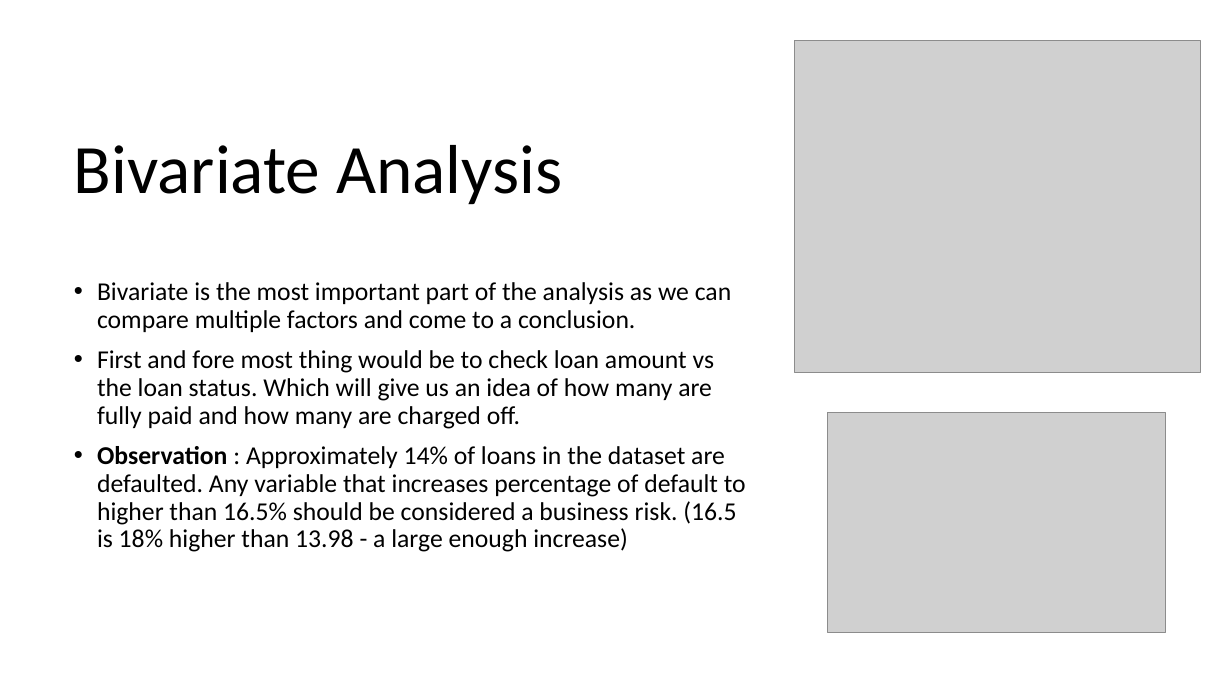
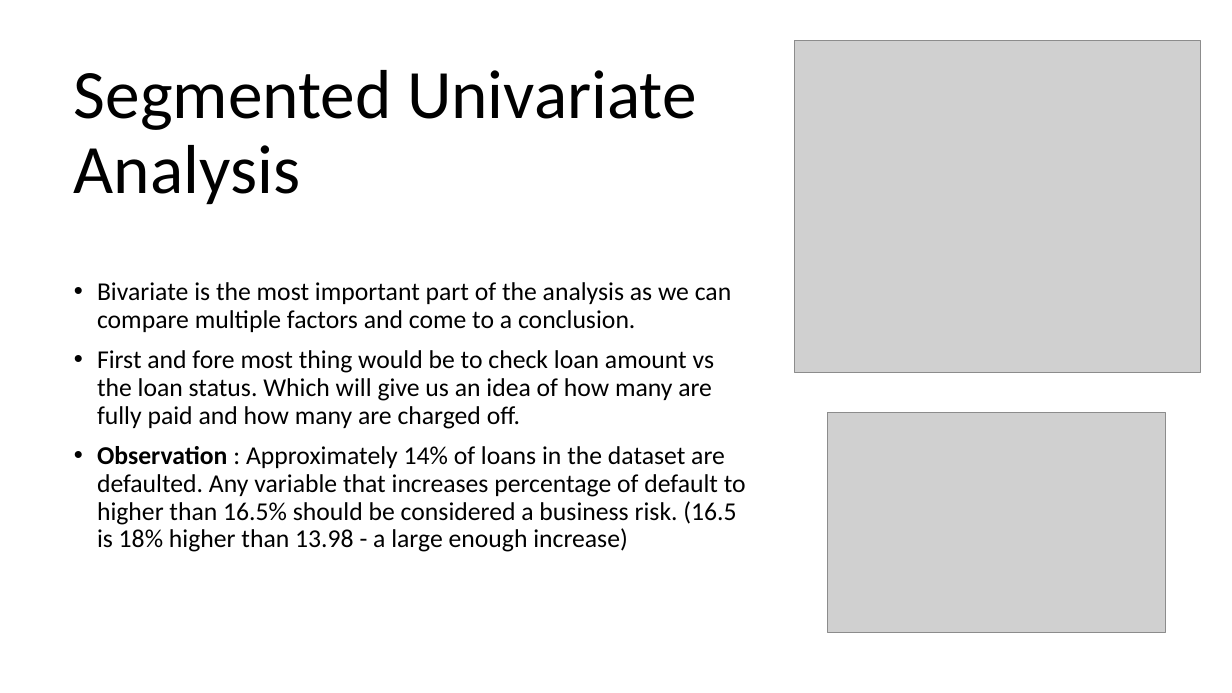
Before and after one commit to shashidharpattar007/Lending_Club_Case_Study, a slide deck: slide 8 of LendingClubCaseStudy.pptx. Drawn at 1232x693 pixels with LibreOffice and Linux fonts; fonts in the diff are those of the drawing; grey boxes stand for pictures. Boxes give left, top, right and bottom in pixels: in the first picture for what was removed or moved away, otherwise in the second. Text is boxed around its words. In the diff, an @@ line names an element or a change of style, - is before the commit and + after.

```diff
--- a/LendingClubCaseStudy.pptx
+++ b/LendingClubCaseStudy.pptx
@@ title at <box>74,70,697,205</box>: text changed @@
-Bivariate Analysis
+Segmented Univariate Analysis
```
Also in this commit, not shown: 4 other slides changed, 3 other files.
